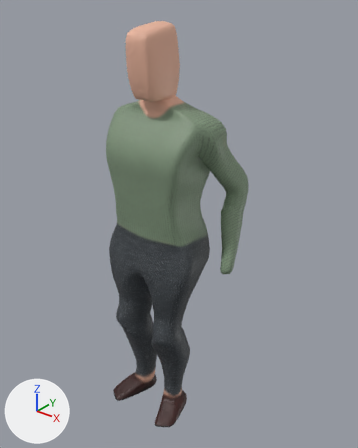
Before and after pictures for a commit that changed the FBX model GGJ21/Assets/Blender export/character.fbx.
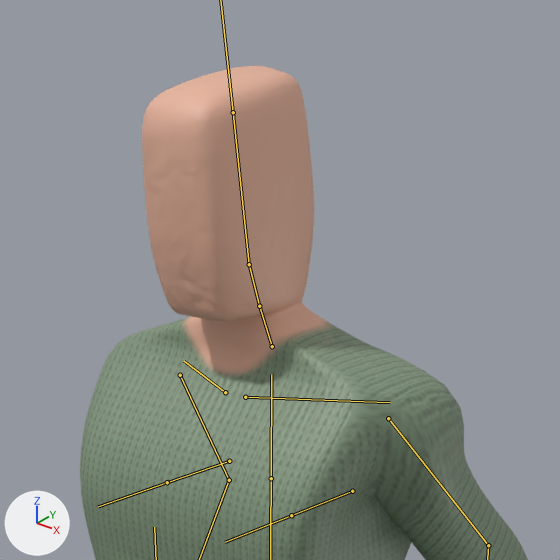
Old and new are each drawn whole from a 50 mm camera at (1.442, -1.696, 2.137) aimed at (0.039, 0.058, 1.05) and again close up on the part from 23% to 72% of the width and 0% to 39% of the height. Arrows for +X, +Y and +Z are at lower left; the lights stay in place. Both versions are drawn at frame 1 of the action 'metarig|jump'; the numbers are the values there. The bones that bend it are drawn over the model as lines in the close-ups.

Objects in the first close-up: 'torso'.
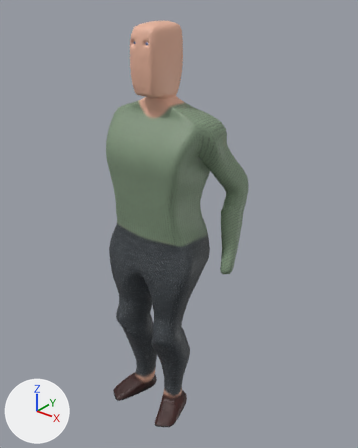
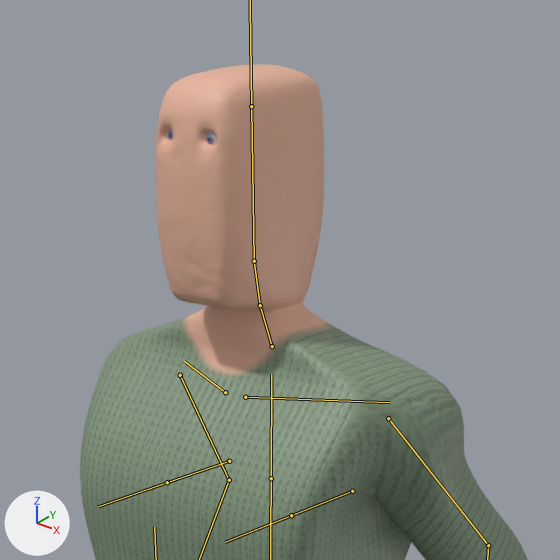
Where the change shows, as pixel boxes [x1, y1, x2, y2] in the close-ups (560 x 560 px):
'torso', posed
    before: [80, 66, 528, 560]
    after: [80, 64, 528, 560]
'Sphere', now drawn
    after: [206, 133, 217, 145]
'Sphere.001', now drawn
    after: [167, 129, 174, 140]
bone 'spine.004', root to tip
    before: (272, 346) to (259, 306)
    after: (272, 346) to (260, 305)
bone 'spine.005', root to tip
    before: (259, 306) to (249, 264)
    after: (260, 305) to (254, 261)

The change, as a diff of the scene's bpy script:
```diff
--- a/GGJ21/Assets/Blender export/character.fbx.py
+++ b/GGJ21/Assets/Blender export/character.fbx.py
@@ bone_spine_004 @@
 bone_spine_004 = bpy.data.objects['metarig'].pose.bones['spine.004']  # child of 'spine.003'
-bone_spine_004.rotation_quaternion = (1.0, 0.013, 0.0, 0.0)  # degrees (1, 0, 0)
+bone_spine_004.rotation_quaternion = (1.0, 0.0, 0.0, 0.0)  # degrees (0, 0, 0)
@@ bone_spine_005 @@
 bone_spine_005 = bpy.data.objects['metarig'].pose.bones['spine.005']  # child of 'spine.004'
-bone_spine_005.rotation_quaternion = (0.998, 0.056, 0.0, 0.0)  # degrees (6, 0, 0)
+bone_spine_005.rotation_quaternion = (1.0, 0.0, 0.0, 0.0)  # degrees (0, 0, 0)
```
